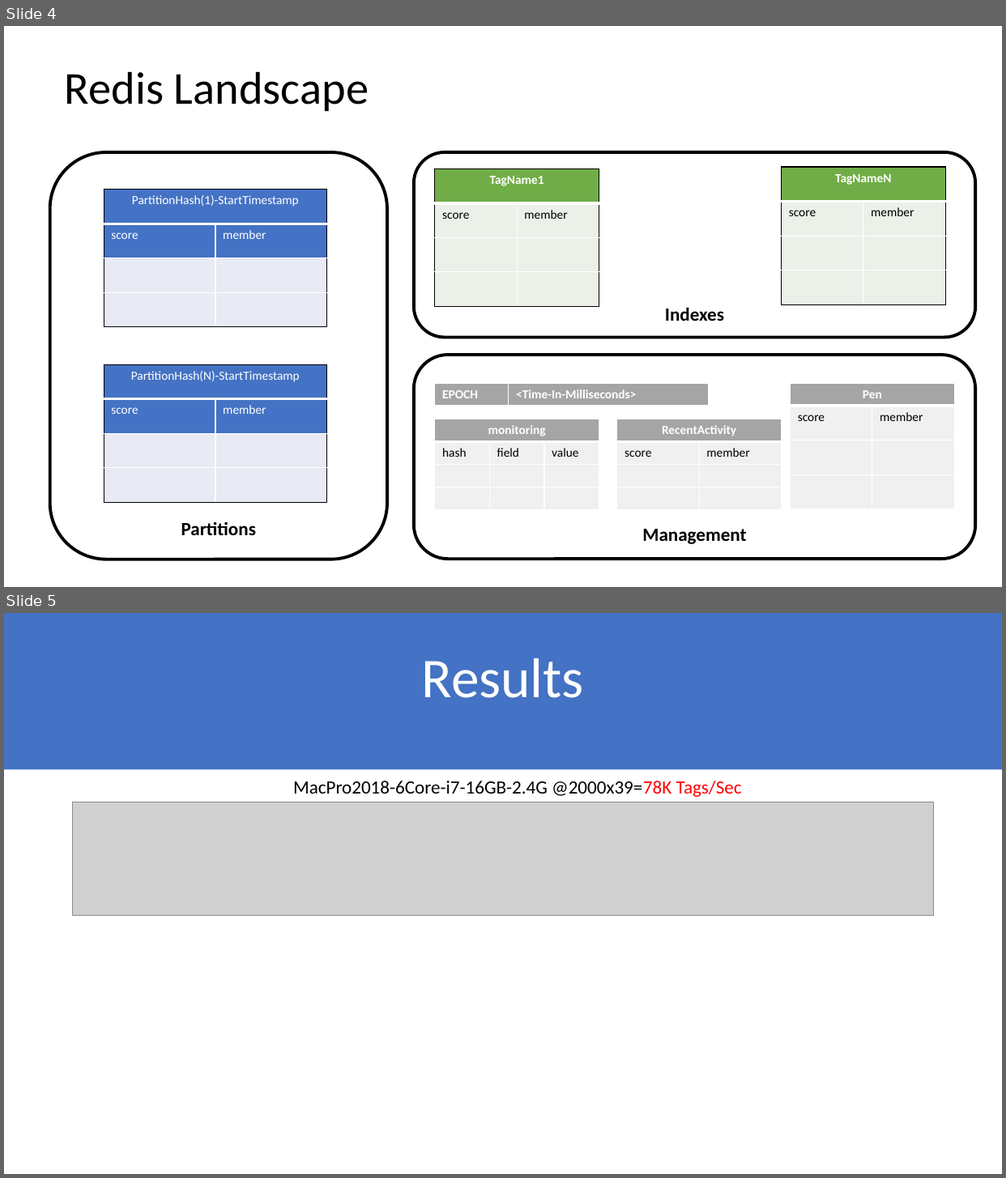
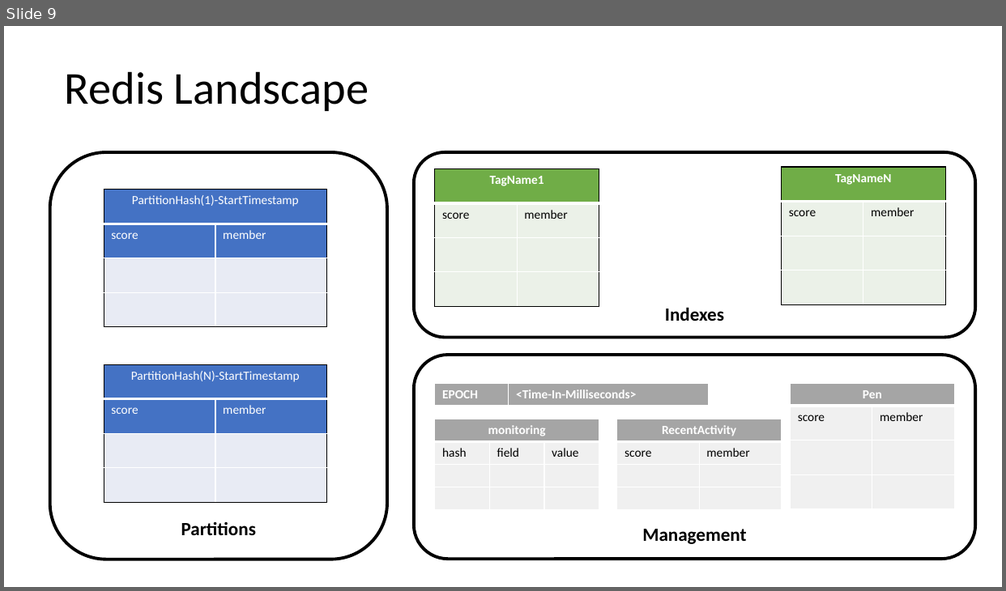
Before and after one commit to LRagji/redis-lsm-timeseries, a slide deck: docs/concept.pptx. Shown one above the other, each under a label of ours: slides 4 and 5 before the commit, slide 9 after it. The pictures are 1006x1178 and 1006x591 pixels, drawn with LibreOffice and Linux fonts; fonts in the diff are those of the drawing; grey boxes stand for pictures. Boxes give left, top, right and bottom in pixels: in the first picture for what was removed or moved away, otherwise in the second. Text is boxed around its words. In the diff, an @@ line names an element or a change of style, - is before the commit and + after.

```diff
--- a/docs/concept.pptx
+++ b/docs/concept.pptx
@@ slide 5 removed at (x1=4, y1=613, x2=1002, y2=1174), background #FFFFFF @@
@@ rectangle removed at (x1=4, y1=613, x2=1002, y2=769) @@
@@ title removed at (x1=422, y1=658, x2=584, y2=698) @@
-Results
@@ text removed at (x1=293, y1=781, x2=742, y2=797) @@
-MacPro2018-6Core-i7-16GB-2.4G @2000x39=78K Tags/Sec
@@ picture removed at (x1=73, y1=802, x2=934, y2=915) @@
@@ what was slide 4 is now slide 9 @@
```
Also in this commit, not shown: 2 slides changed, 6 slides added, 1 other slide removed.
